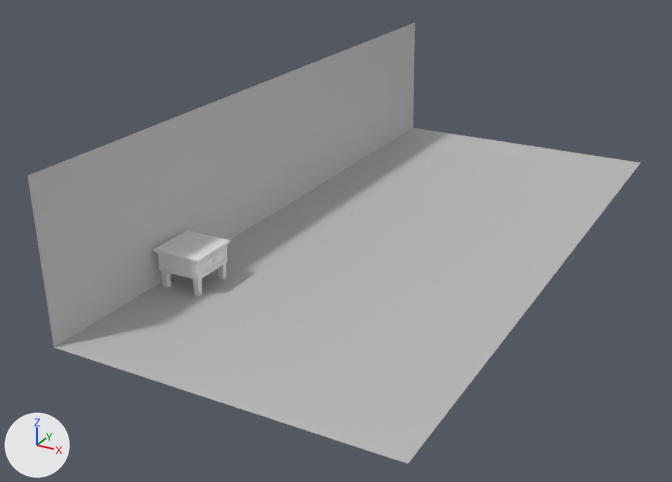
One commit to the FBX model Assets/Hernan/Art/Models/Mesita/Mesita.fbx: the scene before it, then after it.
Before and after are seen from a 50 mm camera at (0.1136, -0.1784, 0.0692) aimed at (0.0231, -0.0138, -0.0131). Lighting does not change. The marker at lower left points along +X, +Y and +Z. Where no turn or scale is listed for an object, it has been applied to the vertices.

The first picture shows 'Mesita ', 'Plano.001'.
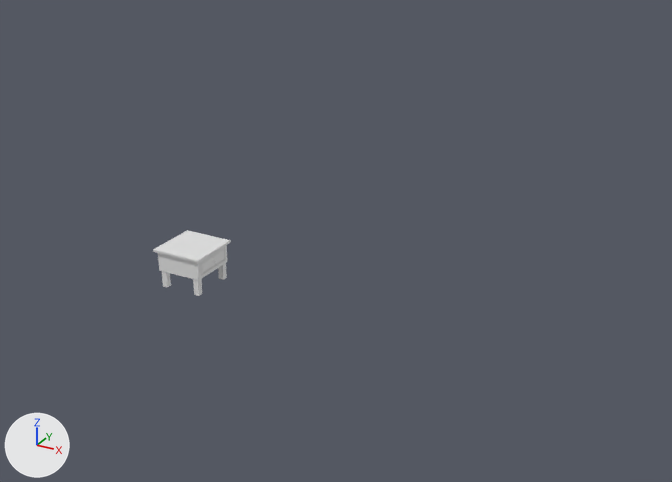
Boxes (x1, y1, x2, y2) around the edits, measured in the pictures (672 x 482 px):
```json
{"object": "Plano.001", "change": "deleted", "before": [28, 23, 640, 464]}
```

The change, as JSON lines over the scene's bpy script:
```json
{"op": "remove", "block": "ob_plano_001", "code": ["ob_plano_001 = bpy.data.objects.new('Plano.001', me_mesh)", "ob_plano_001.location = (0.0694, 0.0, -0.0144)"]}
```
